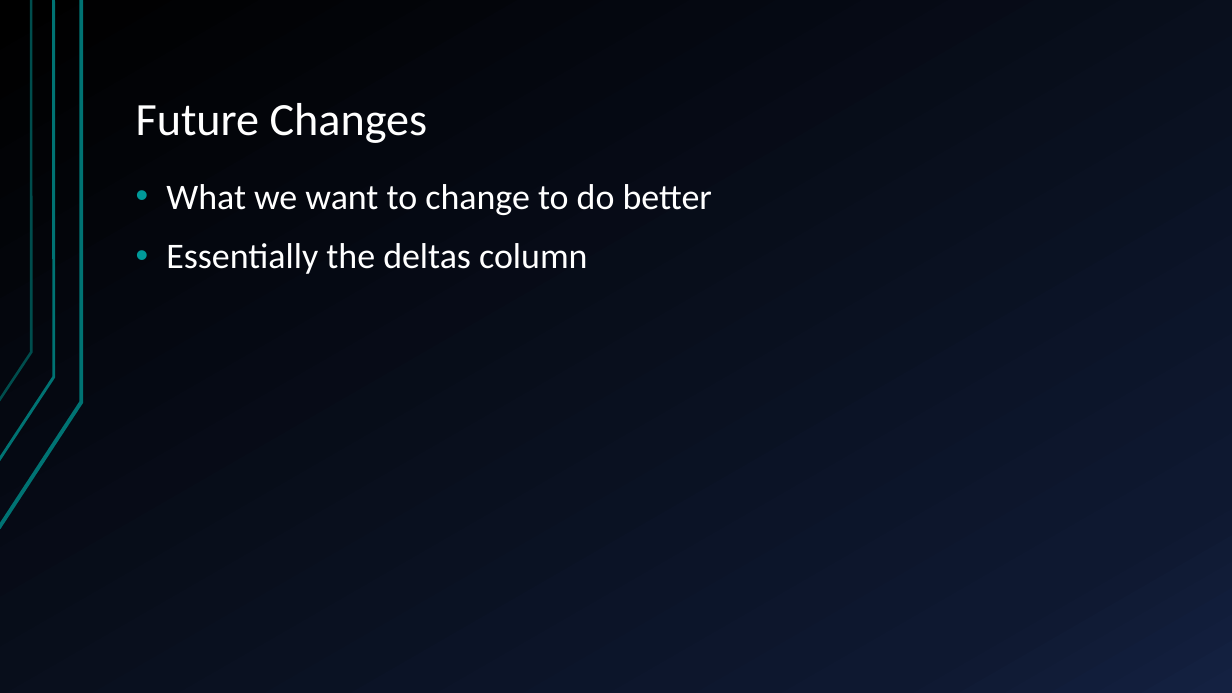
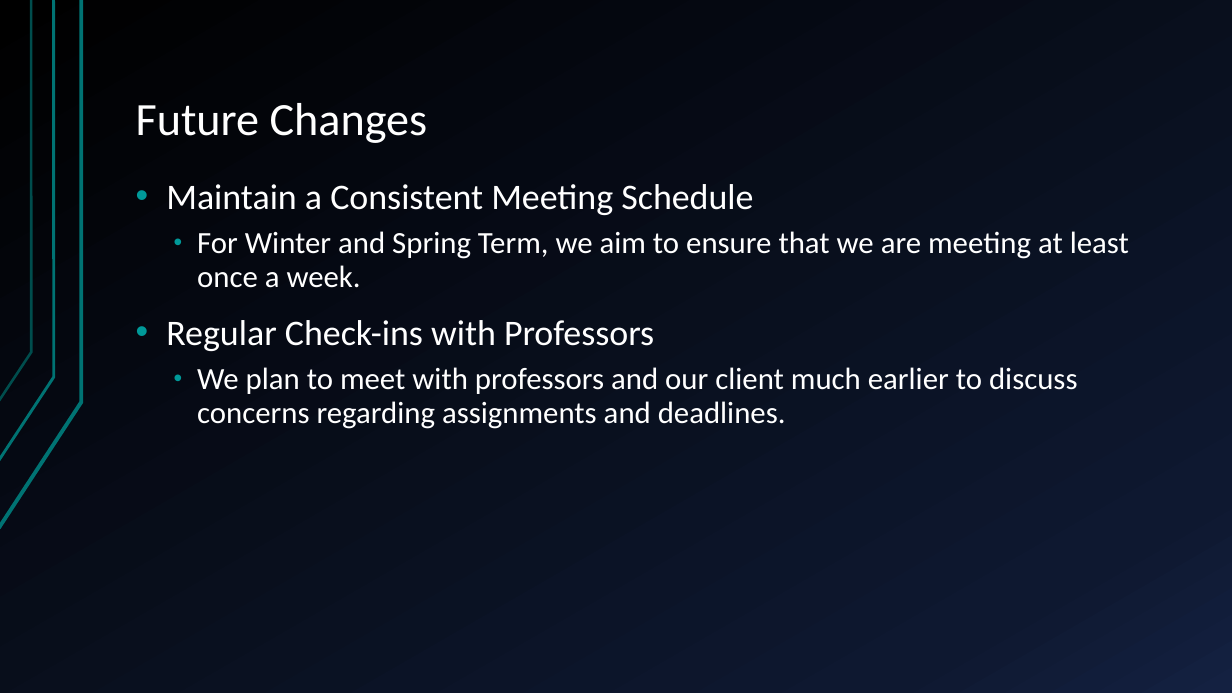
Before and after one commit to giacoppd/Security-For-Robotics, a slide deck: slide 15 of docs/progress_report/progress_report.pptx. Drawn at 1232x693 pixels with LibreOffice and Linux fonts; fonts in the diff are those of the drawing. Boxes give left, top, right and bottom in pixels: in the first picture for what was removed or moved away, otherwise in the second. Text is boxed around its words. In the diff, an @@ line names an element or a change of style, - is before the commit and + after.

Commit message:
Slides 15&16 because these were somehow missed

```diff
--- a/docs/progress_report/progress_report.pptx
+++ b/docs/progress_report/progress_report.pptx
@@ text at (166, 184, 1129, 429): text changed; size 28 to 24 pt @@
-• What we want to change to do better
-• Essentially the deltas column
+• Maintain a Consistent Meeting Schedule
+  • For Winter and Spring Term, we aim to ensure that we are meeting at least once a week.
+• Regular Check-ins with Professors
+  • We plan to meet with professors and our client much earlier to discuss concerns regarding assignments and deadlines.
```
Also in this commit, not shown: 1 other slide changed.
